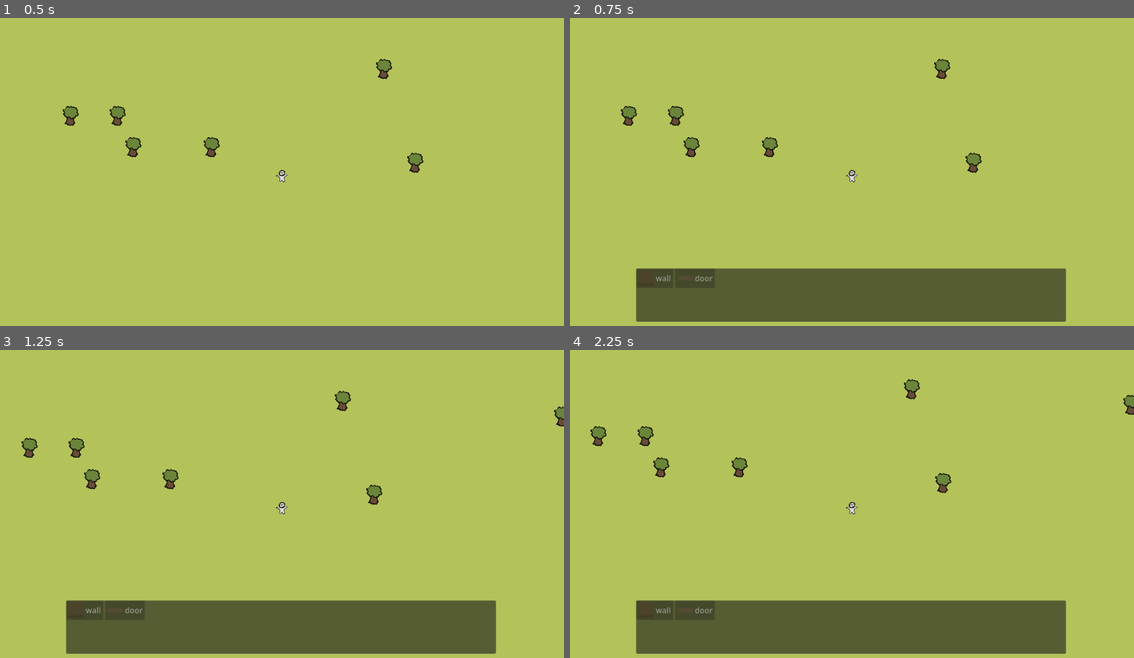
Above: before the commit, frames 1-4 (two rows, left to right).
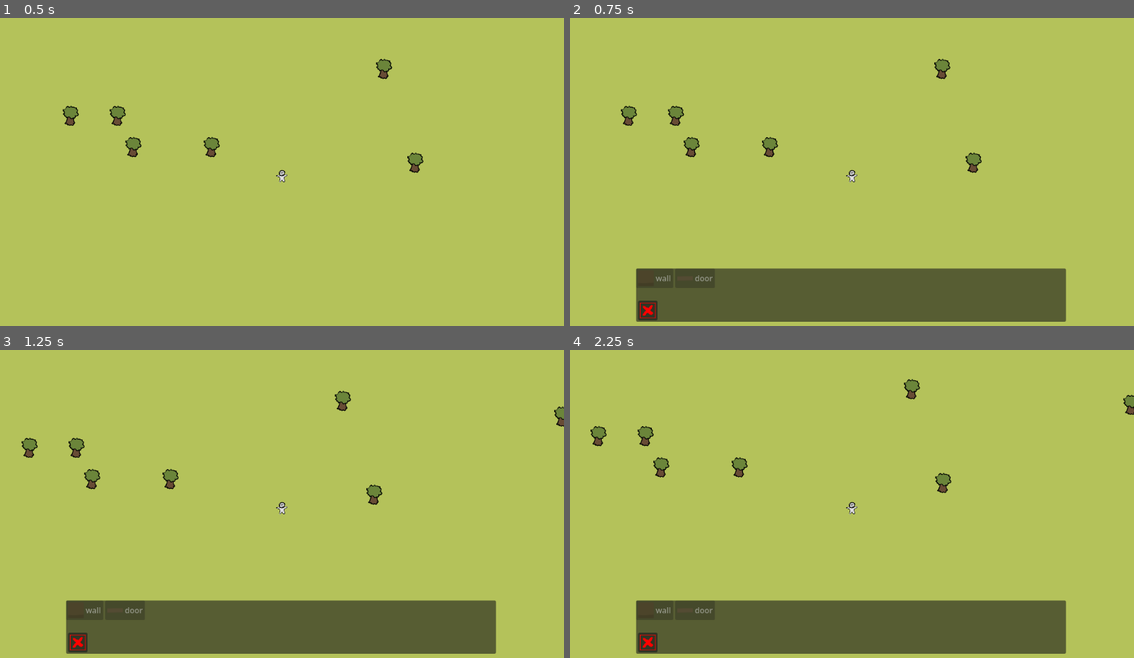
Above: after the commit, the same moments.

Repository: lawrencelin97/survival-game
Game: Godot game, scene res://scenes/main.tscn
Same seed, same stepped clock (60 frames per second), same inputs: the game is played once before the commit and once after it.
Inputs (mouse positions are in pixels of both pictures, inside the frame that each line leads up to):
- Up to frame 1 (0.5 s): no input
- Up to frame 2 (0.75 s): tap Enter at 0.5 s; move the mouse to (976, 159) at 0.52 s; hold D (move_right) from 0.53 s (still down); hold B (build) from 0.53 s (still down)
- Up to frame 3 (1.25 s): keep holding D (move_right); keep holding B (build); click (406, 491) at 0.8 s
- Up to frame 4 (2.25 s): release D (move_right) at 1.25 s; release B (build) at 1.25 s; click (648, 642) at 1.27 s; click (648, 642) at 2 s; move the mouse to (739, 525) at 2.02 s; hold S (move_down) from 2.03 s (still down); click (739, 525) at 2.1 s

Frame 1 is identical in both runs. In frame 2, 0.2% of the frame differs, in the area x 12-16%, y 91-99%; in frame 3, 0.2%; in frame 4, 0.2%.

Commit message:
disassembly

Diff:
--- a/scenes/main.tscn
+++ b/scenes/main.tscn
@@ -4,6 +4,8 @@
 [ext_resource type="Script" uid="uid://dahw6vqik3h1h" path="res://scripts/world/MapGenerator.gd" id="1_jyhfs"]
 [ext_resource type="Texture2D" uid="uid://wayofehg0x2t" path="res://art/basic tiles.png" id="1_sugp2"]
 [ext_resource type="PackedScene" uid="uid://c7olm5eujmlgc" path="res://scenes/resource nodes/Tree.tscn" id="2_0wfyh"]
+[ext_resource type="Texture2D" uid="uid://c24xoxleeffjr" path="res://art/room tiles.png" id="4_tefeu"]
+[ext_resource type="Script" uid="uid://cl7wdium70swv" path="res://scripts/world/RoomFloorLayer.gd" id="5_o6xl0"]
 
 [sub_resource type="TileSetAtlasSource" id="TileSetAtlasSource_jyhfs"]
 texture = ExtResource("1_sugp2")
@@ -16,6 +18,18 @@
 [sub_resource type="TileSet" id="TileSet_tbgi4"]
 tile_size = Vector2i(32, 32)
 sources/0 = SubResource("TileSetAtlasSource_jyhfs")
+
+[sub_resource type="TileSetAtlasSource" id="TileSetAtlasSource_tipki"]
+texture = ExtResource("4_tefeu")
+texture_region_size = Vector2i(32, 32)
+0:0/0 = 0
+1:0/0 = 0
+0:1/0 = 0
+1:1/0 = 0
+
+[sub_resource type="TileSet" id="TileSet_85g3d"]
+tile_size = Vector2i(32, 32)
+sources/0 = SubResource("TileSetAtlasSource_tipki")
 
 [node name="Main" type="Node2D" unique_id=1099592104]
 
@@ -30,5 +44,8 @@
 use_parent_material = true
 tile_set = SubResource("TileSet_tbgi4")
 
+[node name="RoomFloorLayer" type="TileMapLayer" parent="." unique_id=1417796]
+tile_set = SubResource("TileSet_85g3d")
+script = ExtResource("5_o6xl0")
+
 [node name="Player" parent="." unique_id=216167271 instance=ExtResource("1_0wfyh")]
-speed = null
--- a/scenes/systems/build_menu_ui.tscn
+++ b/scenes/systems/build_menu_ui.tscn
@@ -5,6 +5,7 @@
 [ext_resource type="Script" uid="uid://cekdvonujs1ki" path="res://scripts/resources/BuildingData.gd" id="3_yi5sy"]
 [ext_resource type="Resource" uid="uid://b8x0bjl45q1yo" path="res://resources/wall_t1.tres" id="4_ihckq"]
 [ext_resource type="Resource" uid="uid://0sn6hraedtk7" path="res://resources/door_t1.tres" id="5_ihckq"]
+[ext_resource type="Texture2D" uid="uid://c0mjnkrsfjd85" path="res://art/disassemble.png" id="6_7twb0"]
 
 [node name="BuildMenuUi" type="Control" unique_id=1779208186]
 layout_mode = 3
@@ -29,3 +30,11 @@
 offset_right = 878.0
 offset_bottom = 111.0
 columns = 5
+
+[node name="DemolishButton" type="Button" parent="Panel" unique_id=1463483536]
+layout_mode = 0
+offset_left = 4.0
+offset_top = 66.0
+offset_right = 44.0
+offset_bottom = 106.0
+icon = ExtResource("6_7twb0")
--- a/scripts/player/Player.gd
+++ b/scripts/player/Player.gd
@@ -42,8 +42,11 @@
 func _unhandled_input(event: InputEvent) -> void:
 	if event.is_action_pressed("interact"):
 		_try_interact()
-	elif event.is_action_pressed("place_confirm") and placement.is_placing():
-		placement.confirm_placement()
+	elif event.is_action_pressed("place_confirm") and placement.is_active():
+		if placement.is_placing():
+			placement.confirm_placement()
+		else:
+			placement.confirm_demolish()
 	elif event.is_action_pressed("place_cancel") and build_menu_ui.visible:
 		build_menu_ui.close()
 	elif event.is_action_pressed("build"):
--- a/scripts/systems/BuildMenuUI.gd
+++ b/scripts/systems/BuildMenuUI.gd
@@ -3,6 +3,7 @@
 # Scene structure:
 # BuildMenuUI (Control, this script — full rect, starts hidden)
 #  └─ Panel
+#       ├─ DemolishButton (Button, hand-placed — not part of the auto-populated grid below)
 #       └─ GridContainer (Columns = 5, same layout idea as InventoryUI)
 #            (BuildOptionSlot instances added here at runtime)
 #
@@ -19,6 +20,7 @@
 @export var available_buildings: Array[BuildingData] = []
 
 @onready var grid: GridContainer = $Panel/GridContainer
+@onready var demolish_button: Button = $Panel/DemolishButton
 
 var placement: PlacementManager
 var inventory: Inventory
@@ -27,6 +29,7 @@
 func _ready() -> void:
 	visible = false
 	_build_slots()
+	demolish_button.pressed.connect(_on_demolish_pressed)
 
 func _build_slots() -> void:
 	for child in grid.get_children():
@@ -57,8 +60,8 @@
 		close()
 
 func close() -> void:
-	visible=false
-	placement.cancel_placement()
+	visible = false
+	placement.cancel_all()  # stop whichever mode (placing or demolishing) was active
 
 func _refresh_affordability() -> void:
 	for i in available_buildings.size():
@@ -71,3 +74,7 @@
 	if placement == null:
 		return
 	placement.start_placement(building)
+
+func _on_demolish_pressed() -> void:
+	if placement:
+		placement.start_demolish()
--- a/scripts/systems/PlacementManager.gd
+++ b/scripts/systems/PlacementManager.gd
@@ -3,7 +3,11 @@
 # Attach as a child of the Player (or a sibling that follows the mouse —
 # your call). Drives the "ghost" preview that snaps to the grid, tints
 # red/green based on validity, and confirms placement into a real
-# PlacedBuilding on click.
+# PlacedBuilding on click. Also drives demolish mode — same grid/mouse
+# plumbing, opposite action: instead of adding a building, it removes
+# whatever occupies the hovered cell. No refund, no health/damage
+# involved — this is a direct "player chose to remove it" action, separate
+# from anything HealthComponent-based (e.g. future combat damage to walls).
 #
 # WHY grid-snapped logic lives here rather than on GridManager: GridManager
 # only knows "is this cell free" — it has no concept of an in-progress
@@ -13,14 +17,19 @@
 
 signal placement_confirmed(building: BuildingData, top_left_cell: Vector2i)
 signal placement_cancelled
+signal building_demolished(building: PlacedBuilding)
 
 @export var valid_color := Color(0, 1, 0, 0.5)
 @export var invalid_color := Color(1, 0, 0, 0.5)
+@export var demolish_highlight_color := Color(1, 0, 0, 0.4)
 
 var inventory: Inventory
 var _current_building: BuildingData
 var _ghost: Node2D
 var _is_valid := false
+
+var _is_demolishing := false
+var _demolish_target: PlacedBuilding = null
 
 func _init(inv: Inventory = null) -> void:
 	inventory = inv
@@ -28,7 +37,14 @@
 func is_placing() -> bool:
 	return _current_building != null
 
+func is_demolishing() -> bool:
+	return _is_demolishing
+
+func is_active() -> bool:
+	return is_placing() or is_demolishing()
+
 func start_placement(building: BuildingData) -> void:
+	cancel_demolish()  # the two modes are mutually exclusive
 	if _ghost != null:
 		cancel_placement()
 
@@ -49,10 +65,29 @@
 	_current_building = null
 	placement_cancelled.emit()
 
+func start_demolish() -> void:
+	if _ghost != null:  # the two modes are mutually exclusive
+		cancel_placement()
+	_is_demolishing = true
+
+func cancel_demolish() -> void:
+	_is_demolishing = false
+	_demolish_target = null
+	queue_redraw()
+
+# Convenience for callers (e.g. BuildMenuUI closing) that just want
+# "stop whatever mode is active" without checking which one it is.
+func cancel_all() -> void:
+	cancel_placement()
+	cancel_demolish()
+
 func _process(_delta: float) -> void:
-	if not is_placing():
-		return
+	if is_placing():
+		_process_placement()
+	elif is_demolishing():
+		_process_demolish()
 
+func _process_placement() -> void:
 	var mouse_world := get_global_mouse_position()
 	var top_left_cell := GridManager.world_to_grid(mouse_world)
 	var cells := GridManager.get_footprint_cells(top_left_cell, _current_building.footprint)
@@ -63,6 +98,25 @@
 		inventory == null or inventory.has_all(_current_building.cost)
 	)
 	_ghost.modulate = valid_color if _is_valid else invalid_color
+
+func _process_demolish() -> void:
+	var mouse_world := get_global_mouse_position()
+	var cell := GridManager.world_to_grid(mouse_world)
+	var occupant := GridManager.get_occupant(cell)
+	_demolish_target = occupant if occupant is PlacedBuilding else null
+	queue_redraw()
+
+func _draw() -> void:
+	if not is_demolishing() or _demolish_target == null:
+		return
+	var top_left := GridManager.world_to_grid(_demolish_target.global_position)
+	var cells := GridManager.get_footprint_cells(top_left, _demolish_target.footprint)
+	for cell in cells:
+		# _draw() coordinates are local to this node, so convert from world
+		# space by subtracting this node's own global_position.
+		var local_pos: Vector2 = GridManager.grid_to_world(cell) - global_position
+		var half := GridManager.CELL_SIZE / 2.0
+		draw_rect(Rect2(local_pos - Vector2(half, half), Vector2(GridManager.CELL_SIZE, GridManager.CELL_SIZE)), demolish_highlight_color)
 
 func confirm_placement() -> bool:
 	if not is_placing() or not _is_valid:
@@ -85,6 +139,19 @@
 	placement_confirmed.emit(placed, top_left_cell)
 	return true
 
+func confirm_demolish() -> bool:
+	if not is_demolishing() or _demolish_target == null:
+		return false
+	var target := _demolish_target
+	# queue_free() triggers PlacedBuilding._exit_tree(), which already
+	# handles freeing GridManager cells, unregistering wall cells, and
+	# triggering a RoomManager recalculation — no duplicate cleanup needed here.
+	target.queue_free()
+	_demolish_target = null
+	queue_redraw()
+	building_demolished.emit(target)
+	return true
+
 func _set_ghost_collision_enabled(node: Node, enabled: bool) -> void:
 	if node is CollisionObject2D:
 		node.set_deferred("monitoring", enabled)
--- /dev/null
+++ b/scripts/world/RoomFloorLayer.gd
@@ -0,0 +1,26 @@
+extends TileMapLayer
+class_name RoomFloorLayer
+# Add as a second TileMapLayer, sibling to your ground layer, placed AFTER
+# it in the Scene dock (later siblings draw on top). Assign a TileSet with
+# a distinct "room floor" tile — this can be the same TileSet resource your
+# ground layer uses, just pointing at a different atlas coordinate, or its
+# own separate TileSet if you'd rather keep them apart.
+#
+# WHY this listens to RoomManager.rooms_changed instead of running every
+# frame: room topology only changes when a wall goes up or down, and
+# RoomManager already emits this signal exactly then (see
+# RoomManager._recalculate()). Repainting on every frame would be pure
+# waste — this only redraws in response to an actual change.
+
+@export var floor_source_id := 0
+@export var floor_atlas_coords := Vector2i(1, 0)  # whichever tile in your TileSet is the "room floor" tile
+
+func _ready() -> void:
+	RoomManager.rooms_changed.connect(_on_rooms_changed)
+	_on_rooms_changed()  # in case rooms already exist by the time this loads
+
+func _on_rooms_changed() -> void:
+	clear()  # safe — this layer only ever holds room-floor tiles, nothing else
+	for room in RoomManager.rooms:
+		for cell in room.cells:
+			set_cell(cell, floor_source_id, floor_atlas_coords)
Not shown, added: art/disassemble.png.import
Binary file added: art/room tiles.png
Not shown, added: art/room tiles.png.import
Not shown, added: scripts/world/RoomFloorLayer.gd.uid
